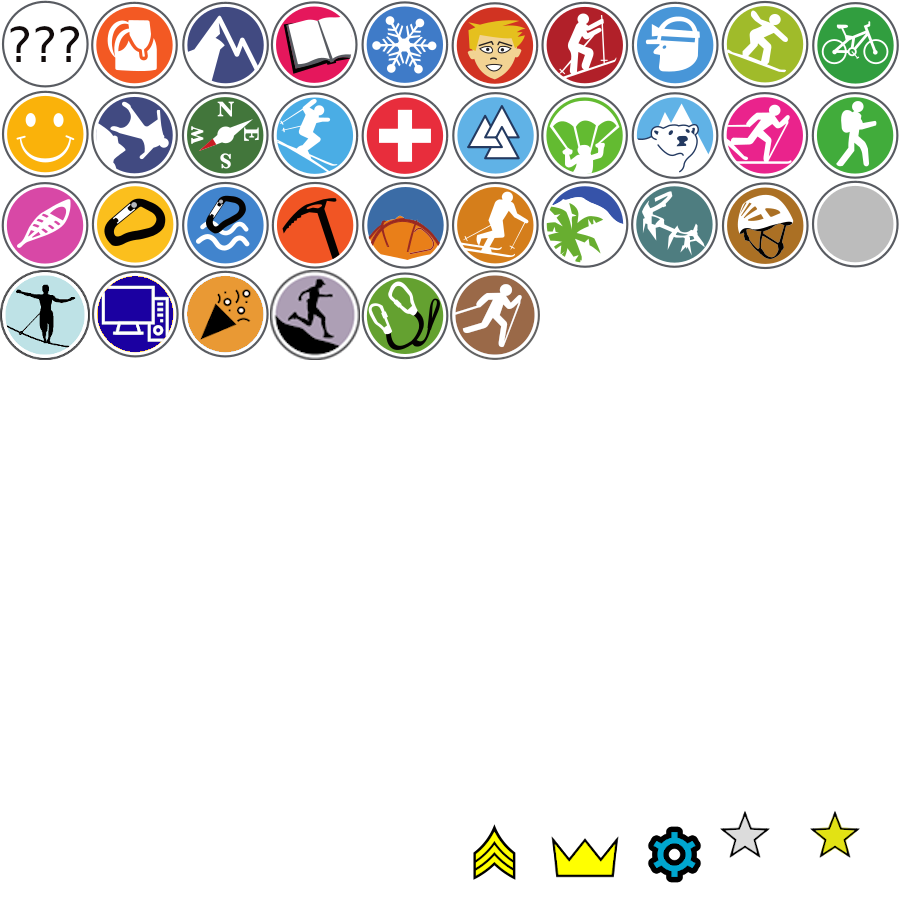
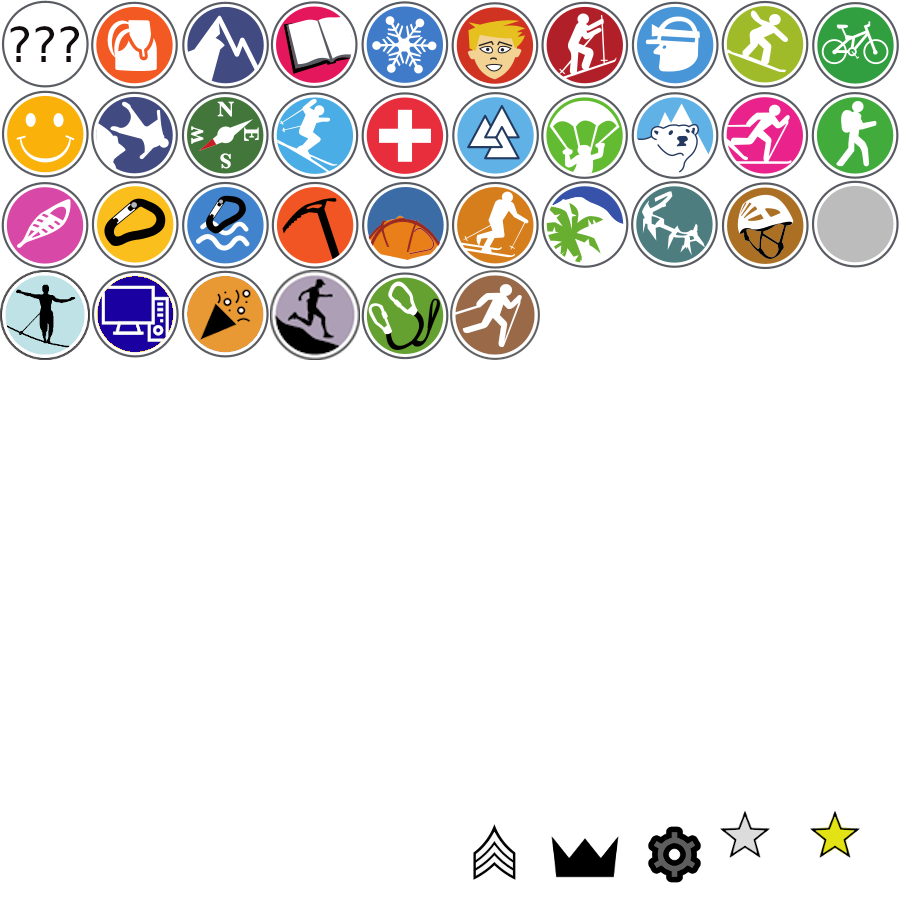
Layers edited between the first and the second 900×900 image:
painted on "President" over [554, 842, 616, 875]
painted on "Moderator" over [475, 831, 514, 876]
painted on "Admin" over [653, 832, 696, 877]
